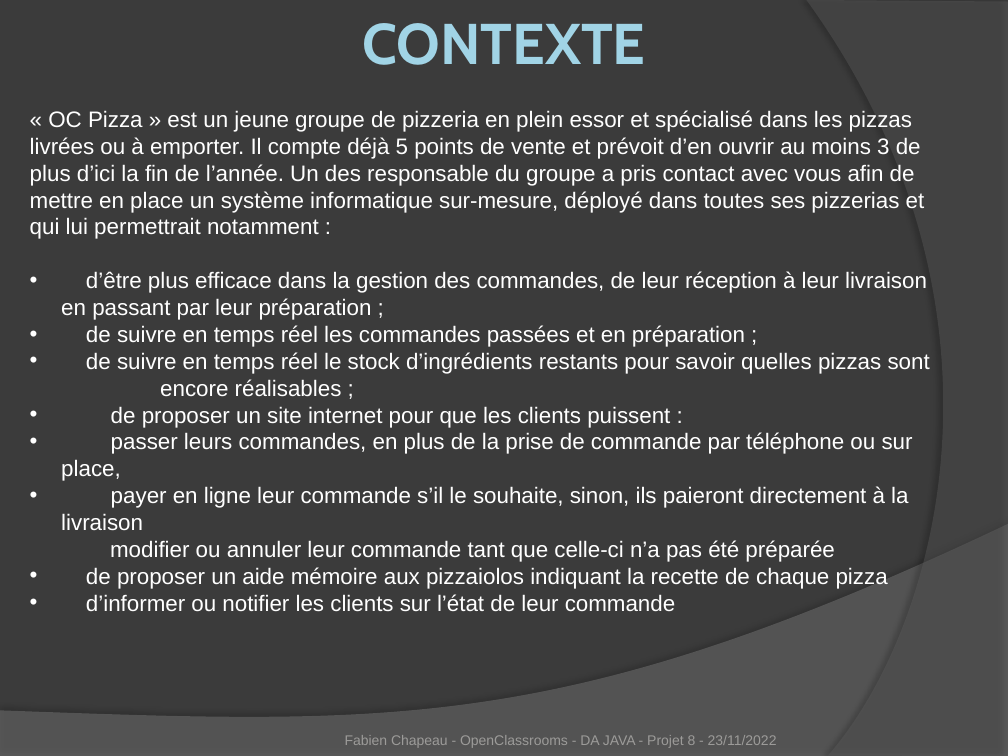
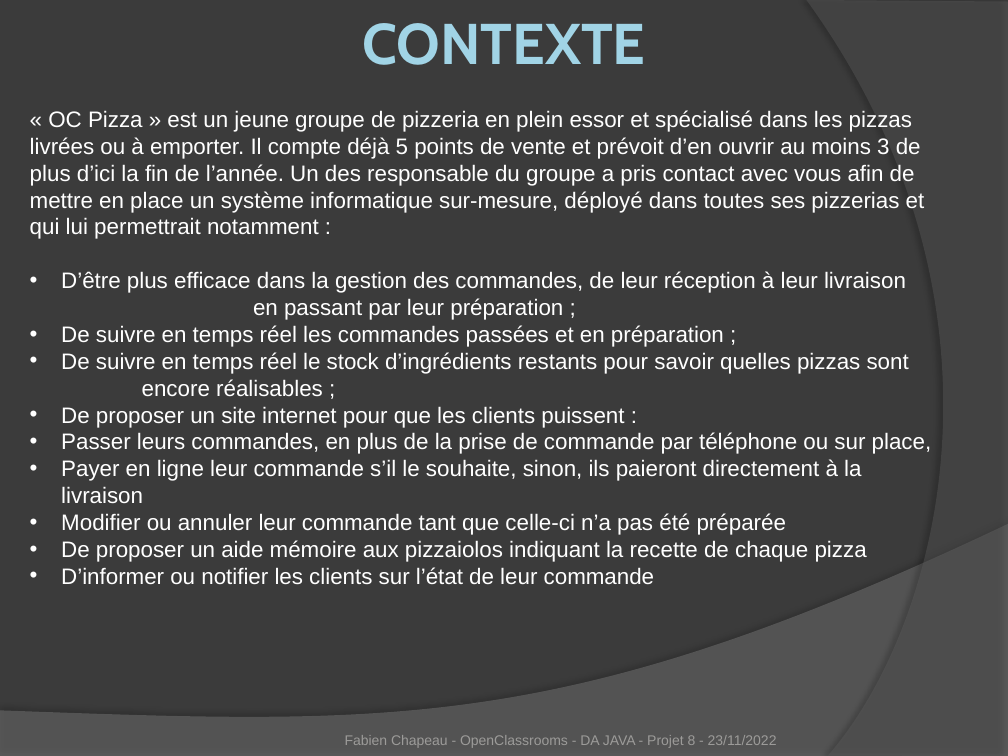
Before and after one commit to Fabien49/Projet8_OCPizza, a slide deck: slide 4 of Projet 8_Documentez votre système de gestion de pizzeria.pptx. Drawn at 1008x756 pixels with LibreOffice and Linux fonts; fonts in the diff are those of the drawing. Boxes give left, top, right and bottom in pixels: in the first picture for what was removed or moved away, otherwise in the second. Text is boxed around its words. In the diff, an @@ line names an element or a change of style, - is before the commit and + after.

```diff
--- a/Projet 8_Documentez votre système de gestion de pizzeria.pptx
+++ b/Projet 8_Documentez votre système de gestion de pizzeria.pptx
@@ text at <box>61,271,932,584</box>: text changed @@
-• d’être plus efficace dans la gestion des commandes, de leur réception à leur livraison en passant par leur préparation ;
-• de suivre en temps réel les commandes passées et en préparation ;
-• de suivre en temps réel le stock d’ingrédients restants pour savoir quelles pizzas sont encore réalisables ;
-• de proposer un site internet pour que les clients puissent :
-• passer leurs commandes, en plus de la prise de commande par téléphone ou sur place,
-• payer en ligne leur commande s’il le souhaite, sinon, ils paieront directement à la livraison
-modifier ou annuler leur commande tant que celle-ci n’a pas été préparée
-• de proposer un aide mémoire aux pizzaiolos indiquant la recette de chaque pizza
-• d’informer ou notifier les clients sur l’état de leur commande
+• D’être plus efficace dans la gestion des commandes, de leur réception à leur livraison en passant par leur préparation ;
+• De suivre en temps réel les commandes passées et en préparation ;
+• De suivre en temps réel le stock d’ingrédients restants pour savoir quelles pizzas sont encore réalisables ;
+• De proposer un site internet pour que les clients puissent :
+• Passer leurs commandes, en plus de la prise de commande par téléphone ou sur place,
+• Payer en ligne leur commande s’il le souhaite, sinon, ils paieront directement à la livraison
+• Modifier ou annuler leur commande tant que celle-ci n’a pas été préparée
+• De proposer un aide mémoire aux pizzaiolos indiquant la recette de chaque pizza
+• D’informer ou notifier les clients sur l’état de leur commande
```
Also in this commit, not shown: 1 other slide changed, 8 other files.
